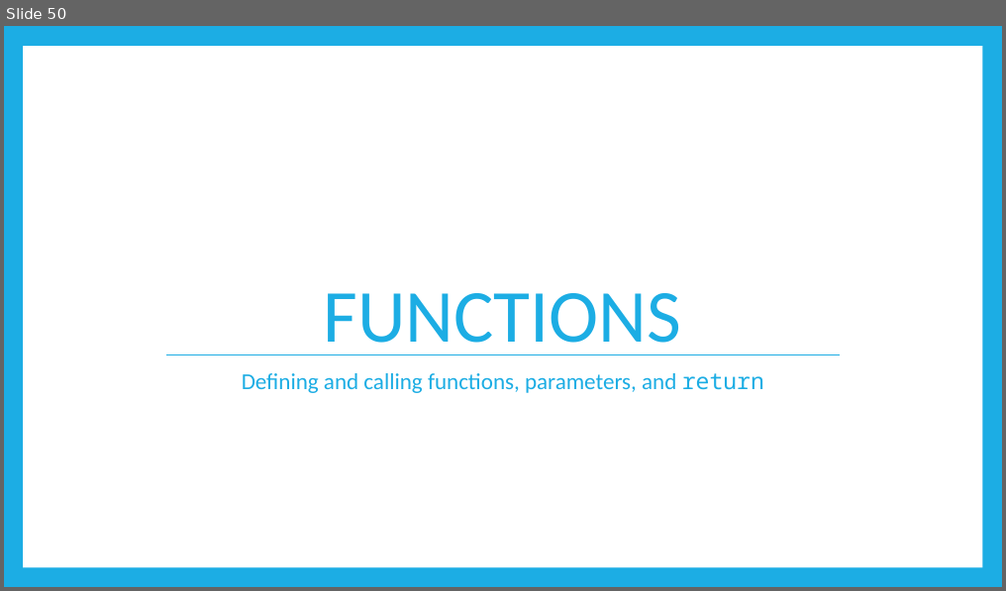
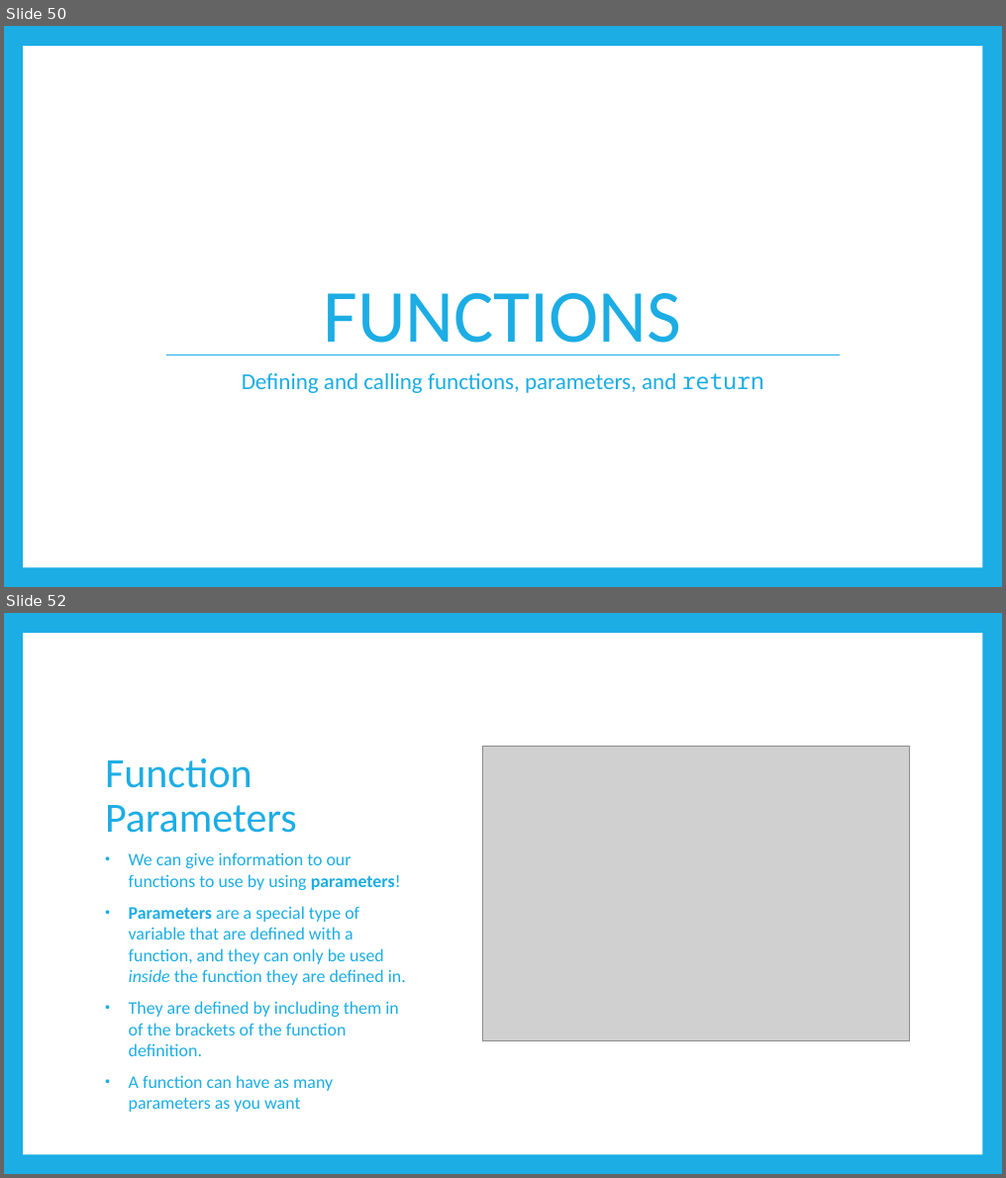
Before and after one commit to TristinSchlauch11/code-ninjas-python, a slide deck: Intro to Python.pptx. Shown one above the other, each under a label of ours: slide 50 before the commit, slides 50 and 52 after it; the slides between them are not shown. The pictures are 1006x591 and 1006x1178 pixels, drawn with LibreOffice and Linux fonts; fonts in the diff are those of the drawing; grey boxes stand for pictures. Boxes give left, top, right and bottom in pixels: in the first picture for what was removed or moved away, otherwise in the second. Text is boxed around its words. In the diff, an @@ line names an element or a change of style, - is before the commit and + after.

```diff
--- a/Intro to Python.pptx
+++ b/Intro to Python.pptx
@@ slide 52 added at (4,613,1002,1174), background #1CADE4; not listed: 1 template element that a slide beside it also shows @@
@@ title added at (105,759,297,833), 40 pt, text #1CADE4 @@
+Function Parameters
@@ picture added at (483,746,910,1042) @@
@@ text added at (129,853,406,1112), 17 pt, text #1CADE4 @@
+• We can give information to our functions to use by using parameters!
+• Parameters are a special type of variable that are defined with a function, and they can only be used inside the function they are defined in.
+• They are defined by including them in of the brackets of the function definition.
+• A function can have as many parameters as you want
```
Also in this commit, not shown: 3 other slides added, 1 other file.
